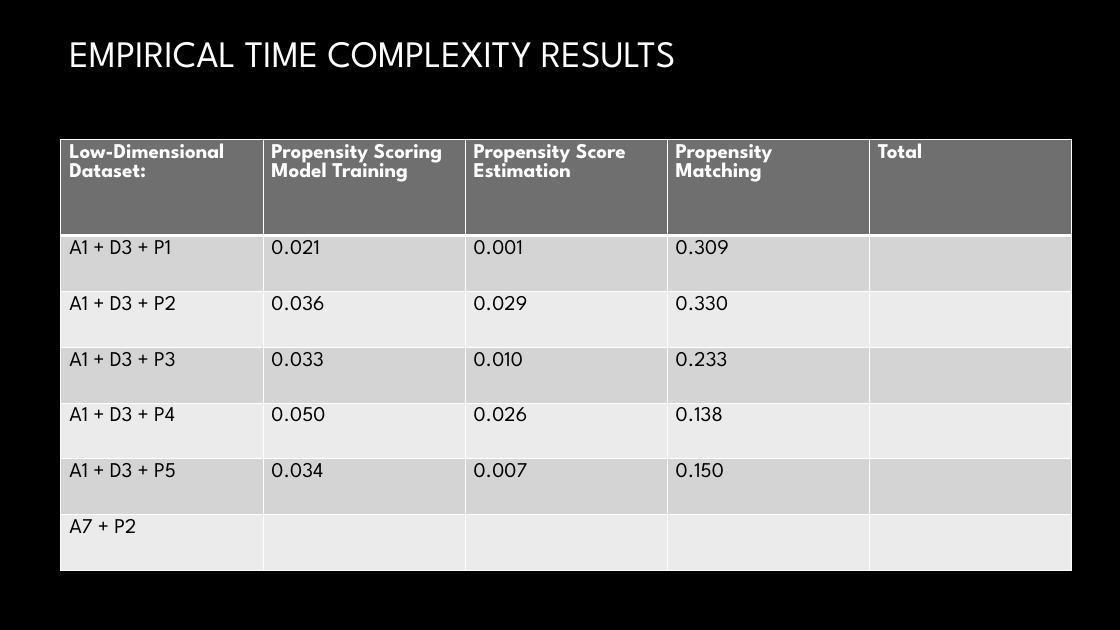
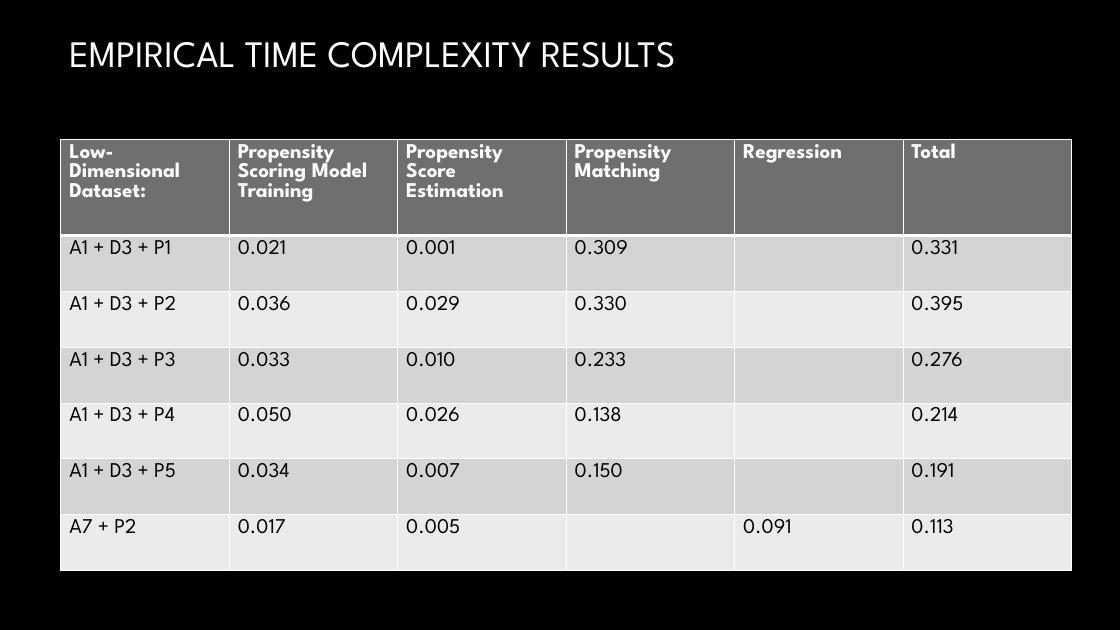
Before and after one commit to TZstatsADS/Spring2021-Project4-group5, a slide deck: slide 11 of doc/ADS Project 4 Presentation.pptx. Drawn at 1120x630 pixels with LibreOffice and Linux fonts; fonts in the diff are those of the drawing; background and template pictures are left out. Boxes give left, top, right and bottom in pixels: in the first picture for what was removed or moved away, otherwise in the second. Text is boxed around its words. In the diff, an @@ line names an element or a change of style, - is before the commit and + after.

Commit message:
added A7 results to presentation

```diff
--- a/doc/ADS Project 4 Presentation.pptx
+++ b/doc/ADS Project 4 Presentation.pptx
@@ table at [61, 139, 1075, 574] @@
-column 2, row 7: 
+column 2, row 7: 0.017
-column 3, row 7: 
+column 3, row 7: 0.005
-column 5: Total |  |  |  |  |  | 
+column 5: Regression |  |  |  |  |  | 0.091
+column 6: Total | 0.331 | 0.395 | 0.276 | 0.214 | 0.191 | 0.113
```
Also in this commit, not shown: 2 other slides changed, 1 slide added, 1 slide removed, 2 other files.
